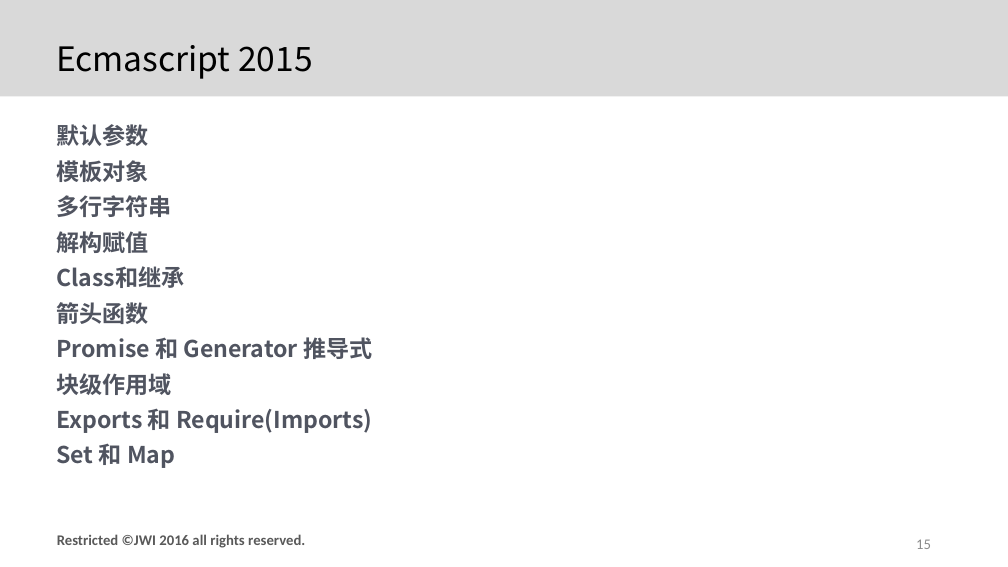
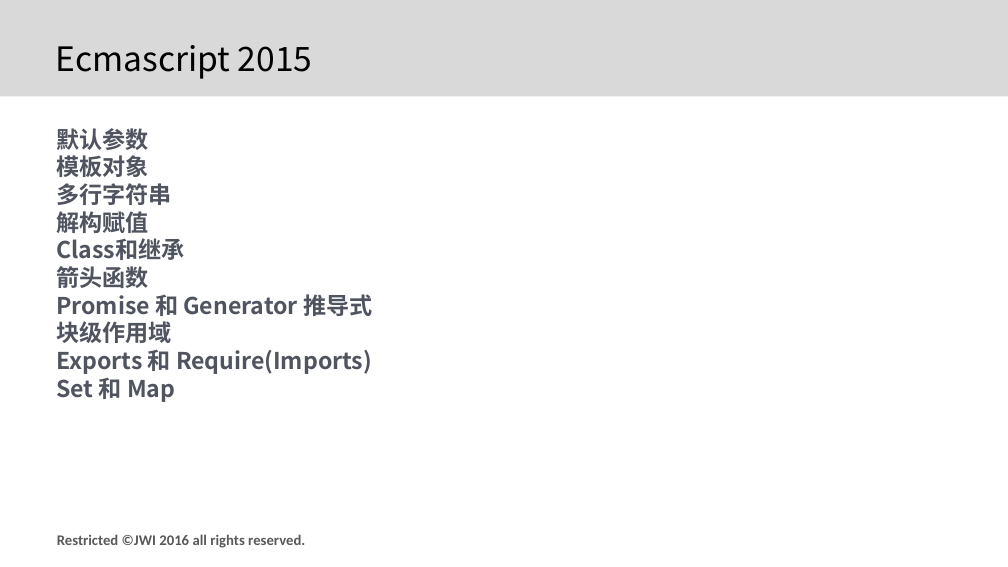
Before and after one commit to afterloe/node.js, a slide deck: slide 15 of 第一天/第一天.pptx. Drawn at 1008x567 pixels with LibreOffice and Linux fonts; fonts in the diff are those of the drawing; background and template pictures are left out. Boxes give left, top, right and bottom in pixels: in the first picture for what was removed or moved away, otherwise in the second. Text is boxed around its words. In the diff, an @@ line names an element or a change of style, - is before the commit and + after.

```diff
--- a/第一天/第一天.pptx
+++ b/第一天/第一天.pptx
@@ text "默认参数" at <box>56,128,372,402</box>: line spacing 0.9 to 1; less space between paragraphs @@
@@ page number removed at <box>916,539,931,549</box> @@
-15
```
Also in this commit, not shown: 15 other slides changed, 10 other files.
